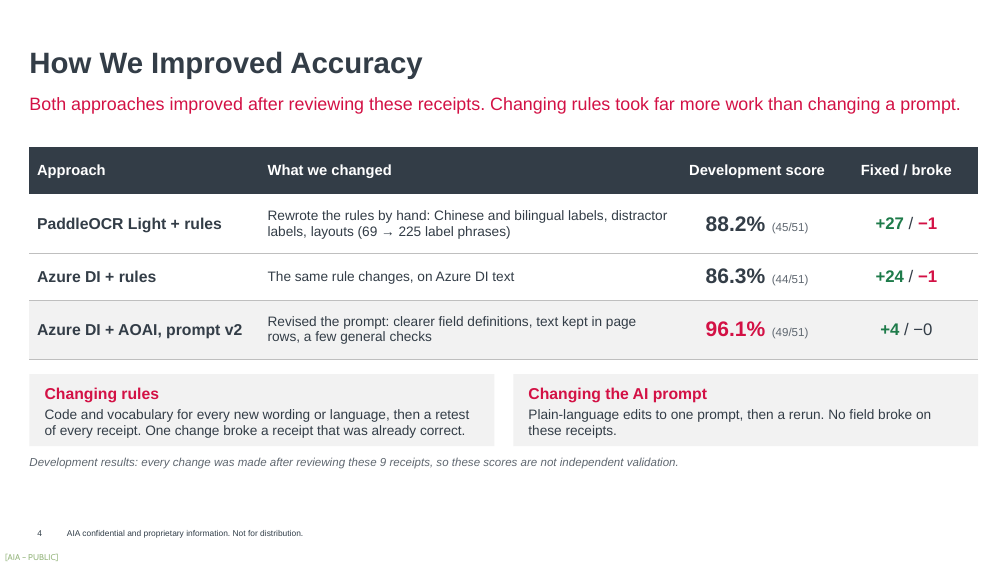
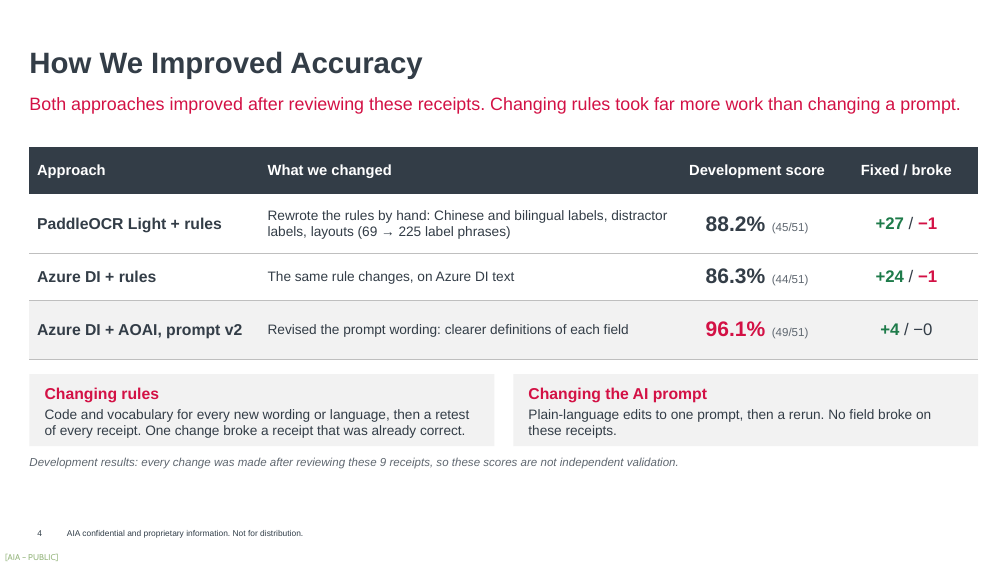
Before and after one commit to harrysokool/playground, a slide deck: slide 4 of ppt/ocr_benchmark/current/OCR_Benchmark_V3.pptx. Drawn at 1008x567 pixels with LibreOffice and Linux fonts; fonts in the diff are those of the drawing; background and template pictures are left out. Boxes give left, top, right and bottom in pixels: in the first picture for what was removed or moved away, otherwise in the second. Text is boxed around its words. In the diff, an @@ line names an element or a change of style, - is before the commit and + after.

```diff
--- a/ppt/ocr_benchmark/current/OCR_Benchmark_V3.pptx
+++ b/ppt/ocr_benchmark/current/OCR_Benchmark_V3.pptx
@@ table at (x1=29, y1=147, x2=979, y2=359) @@
-row 4, column 2: Revised the prompt: clearer field definitions, text kept in page rows, a few general checks
+row 4, column 2: Revised the prompt wording: clearer definitions of each field
```
Also in this commit, not shown: 1 other slide changed, 2 slides added, 16 other files.
